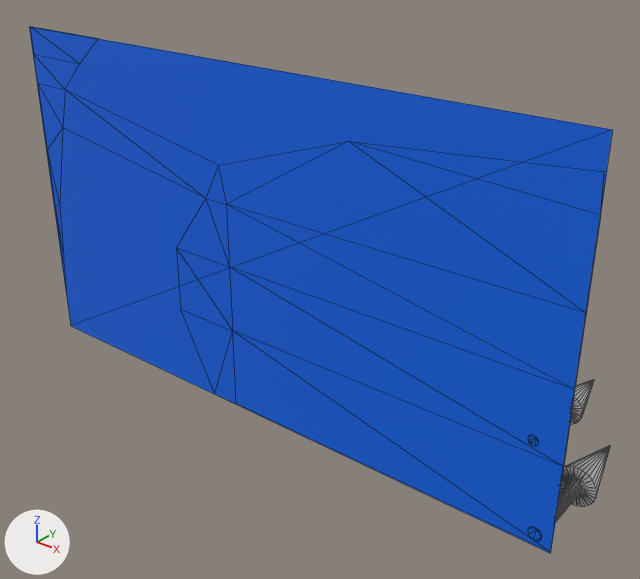
The COLLADA model Editor/assets/models/block/forest17.dae: old version first, new version second.
Rendered twice from a 50 mm camera at (52.6, -56.5, 33.9) aimed at (2.1, 6.6, -5.2). Every picture has the same lights, and +X, +Y and +Z are marked at lower left. Mesh edges are drawn as thin lines.
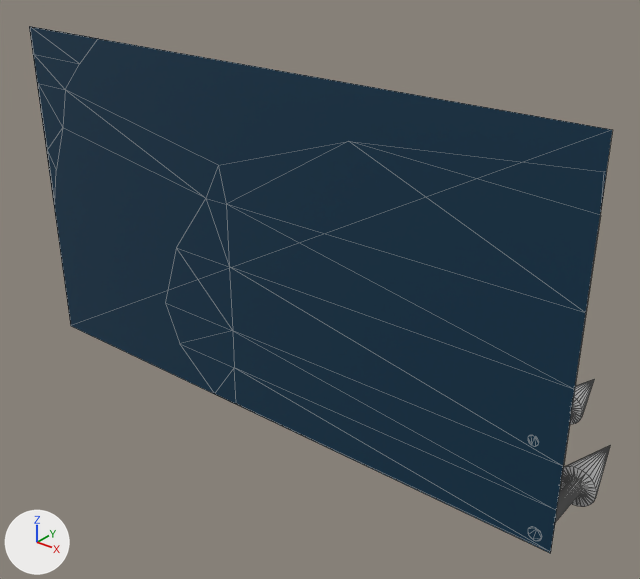
Where the change shows, as pixel boxes (x1, y1, x2, y2) in the pictures (640 x 579 px):
'Plane.041', recoloured: (29, 26, 612, 553) in both

What the commit changed:
Material 'water' (mat_water) is new.
Its base color is (0.0, 0.0331, 0.0727) (dark blue #00334c).
me_plane_041 has 4 vertices, 2 faces and spans x -32.0..32.0, y -0.1, z -18.0..18.0.
me_plane_041 no longer uses material mat_material_006 (blue #0065e7).
me_plane_041 now uses material mat_water (dark blue #00334c).
